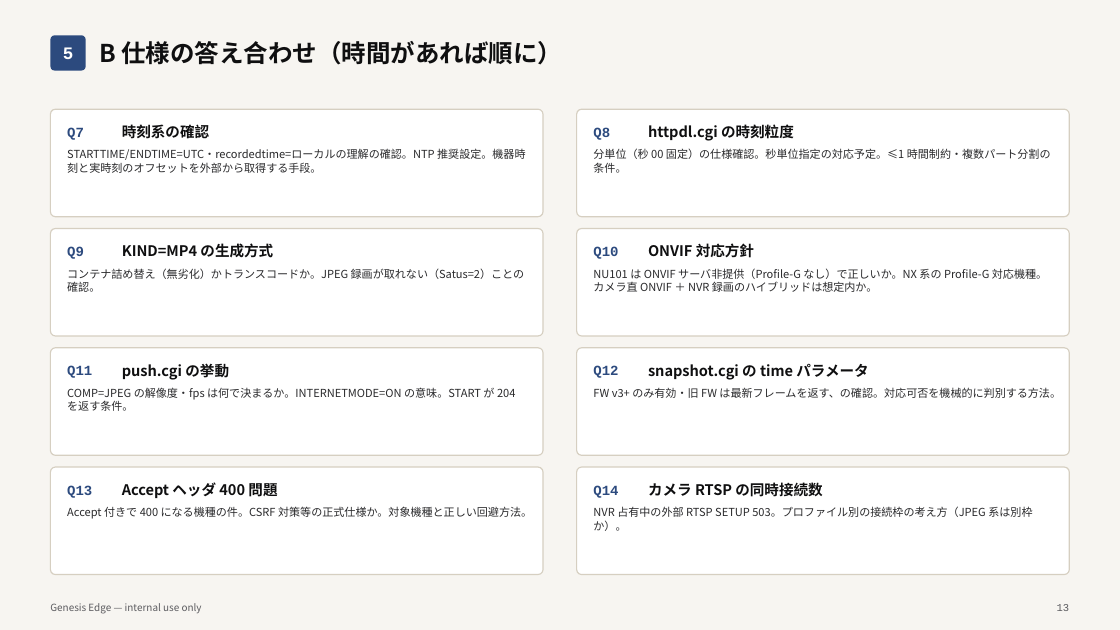
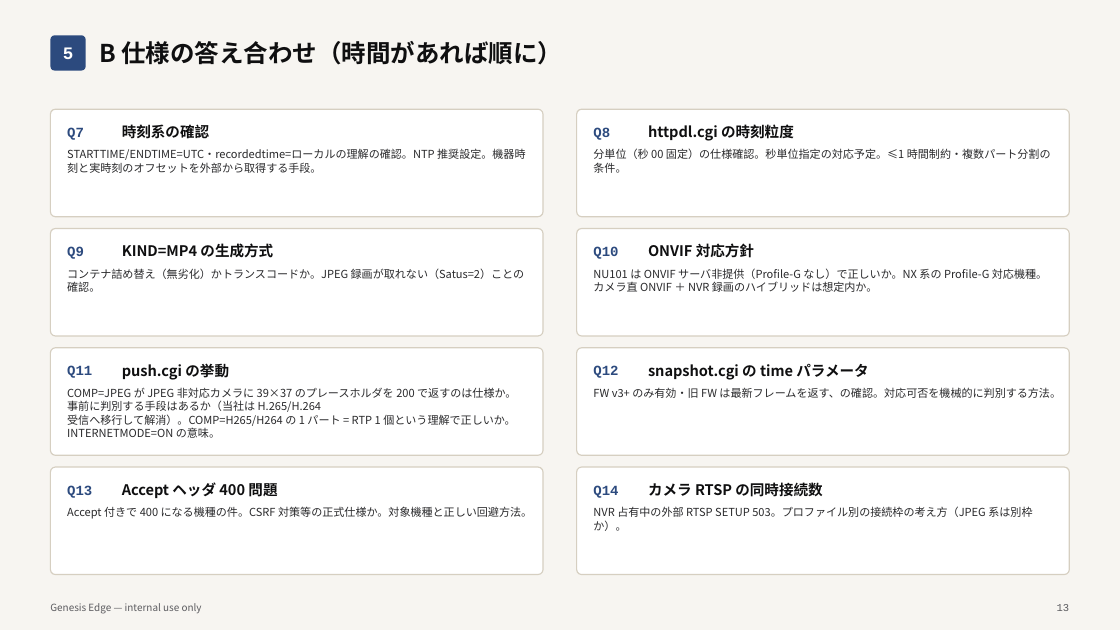
Before and after one commit to yoshihara6233/reception, a slide deck: slide 13 of docs/ipro-meeting-prep.pptx. Drawn at 1120x630 pixels with LibreOffice and Linux fonts; fonts in the diff are those of the drawing. Boxes give left, top, right and bottom in pixels: in the first picture for what was removed or moved away, otherwise in the second. Text is boxed around its words. In the diff, an @@ line names an element or a change of style, - is before the commit and + after.

```diff
--- a/docs/ipro-meeting-prep.pptx
+++ b/docs/ipro-meeting-prep.pptx
@@ text at box(67, 387, 516, 438): text changed @@
-COMP=JPEG の解像度・fps は何で決まるか。INTERNETMODE=ON の意味。START が 204 を返す条件。
+COMP=JPEG が JPEG 非対応カメラに 39×37 のプレースホルダを 200 で返すのは仕様か。事前に判別する手段はあるか（当社は H.265/H.264 受信へ移行して解消）。COMP=H265/H264 の 1 パート = RTP 1 個という理解で正しいか。INTERNETMODE=ON の意味。
```
Also in this commit, not shown: 4 other slides changed, 1 other file.
